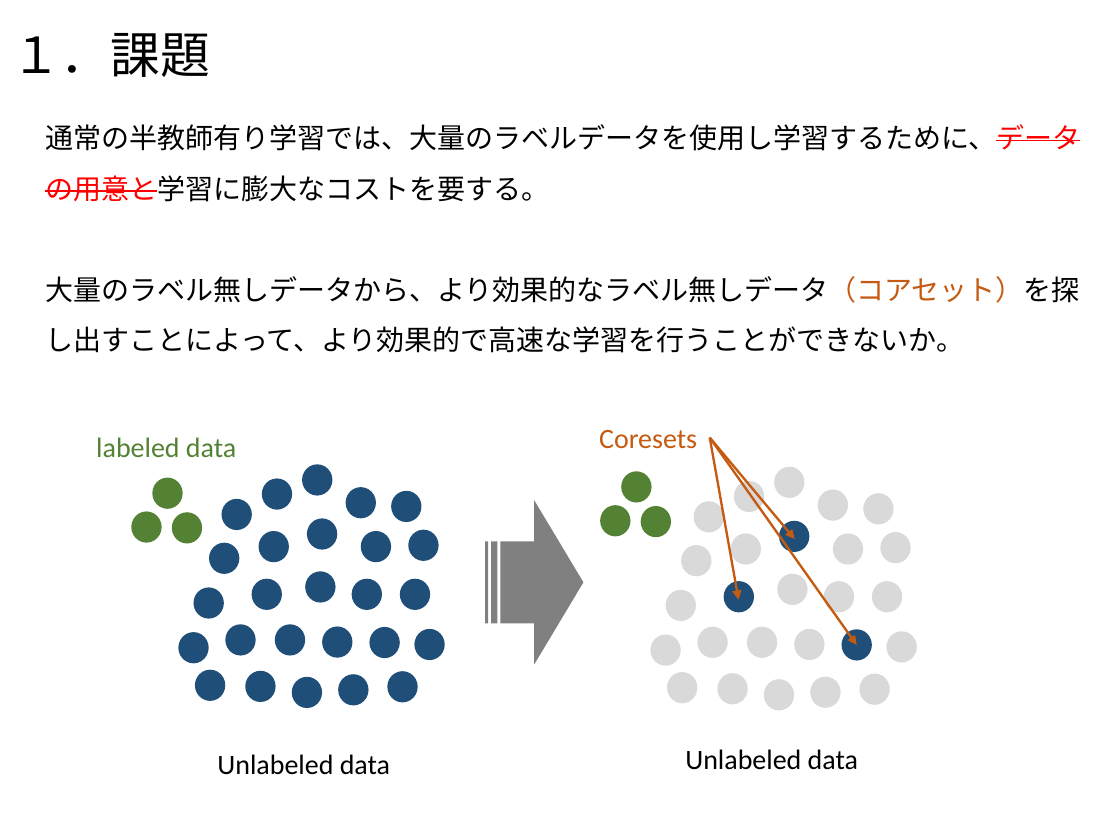
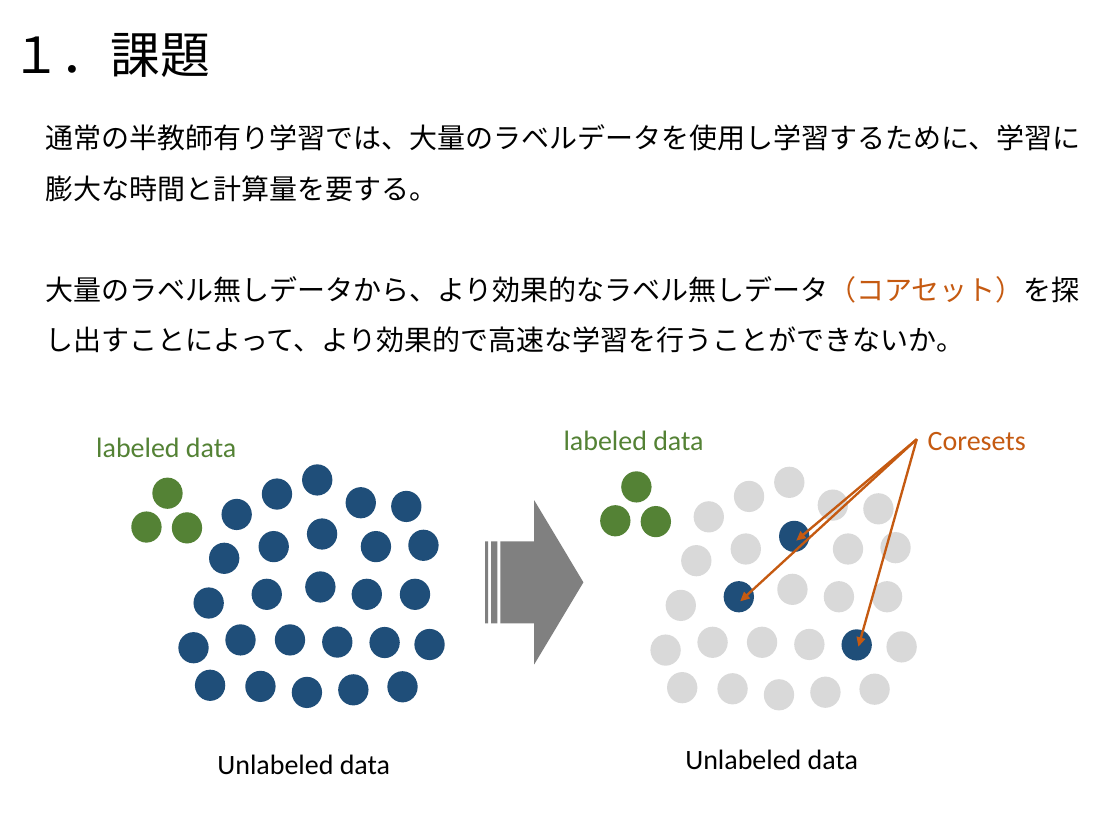
Before and after one commit to chatanisota/outwork-sc, a slide deck: slide 2 of RETRIEVE.pptx. Drawn at 1120x840 pixels with LibreOffice and Linux fonts; fonts in the diff are those of the drawing. Boxes give left, top, right and bottom in pixels: in the first picture for what was removed or moved away, otherwise in the second. Text is boxed around its words. In the diff, an @@ line names an element or a change of style, - is before the commit and + after.

```diff
--- a/RETRIEVE.pptx
+++ b/RETRIEVE.pptx
@@ text at [45,124,1080,202]: text changed @@
-通常の半教師有り学習では、大量のラベルデータを使用し学習するために、データの用意と学習に膨大なコストを要する。
+通常の半教師有り学習では、大量のラベルデータを使用し学習するために、学習に膨大な時間と計算量を要する。
@@ text "Coresets": place and size @@
-text "Coresets" at [599,430,697,449]
+text "Coresets" at [928,432,1026,451]
@@ text added at [564,430,703,450], 18 pt, text #548235 @@
+labeled data
@@ arrow moved from (710, 438) - (738, 599) to (917, 439) - (740, 601) @@
@@ arrow moved from (710, 438) - (794, 539) to (917, 439) - (796, 541) @@
@@ arrow moved from (710, 438) - (857, 645) to (917, 439) - (858, 646) @@
```
Also in this commit, not shown: 2 other slides changed, 4 slides added, 4 slides removed.
